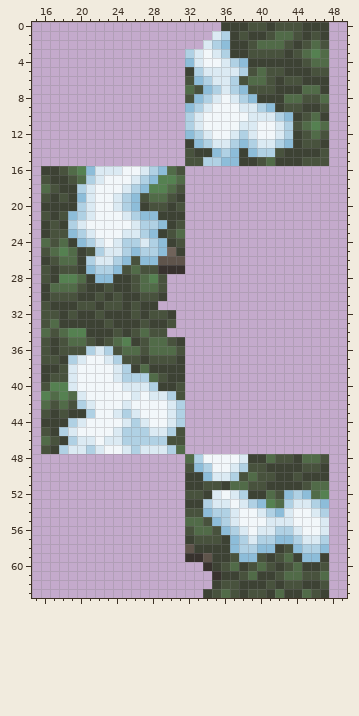
Pixel-art sprite, stored at Resources/Textures/SS220/Structures/Furniture/Hedge/hedge_snow.rsi/state_5.png. Above is the file before it was changed.
The file is 64x64 pixels. Shown: x 15..49, y 0..63.
And afterwards:
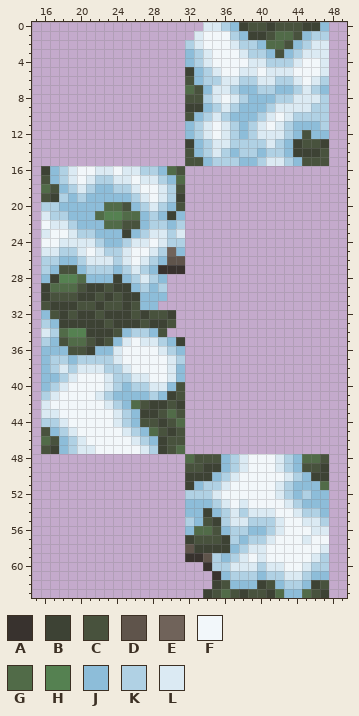
Palette (. is transparent): A #38322e  B #3d4234  C #48523d  D #5f544b  E #70635a  F #f2f7fa  G #516b48  H #558151  J #8dbdd9  K #b0d1e4  L #dbeaf3
Difference:
@@ x 15..49 @@
- 0 .....................BBBCCBCCCBBB..
- 1 ....................LKBCBBCGGCBCB..
- 2 ...................LKJBBCGGGCBCGC..
- 3 .................KLFLKBBCCCCBCGHG..
- 4 .................JLFFLKJBBBBBBCGG..
- 5 .................BKLLLLKCGCCBBBCC..
- 6 .................CJKLLKCGGCBCCBBB..
- 7 .................GCJKLKJCCCBBBGGB..
- 8 .................CJKLFLKJBBBGGCCG..
- 9 .................JKLFFFLLKJBCCBBC..
-10 .................KLFFFFFLLLKJBCGB..
-11 .................KLFFFFLLFFLKCGHG..
-12 .................JKLFFLKLFFLKBCGC..
-13 .................BJKLLKJKLLKJBCCB..
-14 .................CBBJKJBJKKCBBBBC..
-15 .................CCKKJJBBCGBBBCCC..
-16 .BBCGHJLLLFFLKJGC..................
-17 .CBBCGKLFFFLKJHHG..................
-18 .GCBBKLFFFLKJHHGC..................
-19 .CBCBJLFFLKJCGGCB..................
-20 .BBBBKLFFLKJBCCBC..................
-21 .CBCJKLFFFLKJJBBB..................
-22 .BCBKLFFFFFLKKJBC..................
-23 .BCCJKLFFFLLKJBCG..................
-24 .GCGBJKLFLKKLKJBC..................
-25 .CGHGBCKLLKJKKJEB..................
-26 .BCGGBKLLKJCJJDDD..................
-27 .CBCCBJKKJCGCCAAA..................
-28 .CBHHGBJJBBCGHC....................
-29 .BGGGCBBCBBCGGC....................
-30 .BCCCBBCBCBBCCB....................
-31 .CBBBCCBCCBCBB.....................
-32 .CCBCBBCBBBCBCCB...................
-33 .CGBBBBBCBBBCBBC...................
-34 .GCGHHBBBCBCGCC....................
-35 .CBCGGCBCGHBCGGCB..................
-36 .CBCCCKLKCGGCGGGC..................
-37 .CCBKLFFLKCCBCCCB..................
-38 .BBCLFFFFLKBGBBBB..................
-39 .BCCLFFFFLKKKGCBB..................
-40 .CHHLFFFFFLLLKBBC..................
-41 .HGHGLFFFFFLFLLKC..................
-42 .GCGCKLFFFLFFFFLK..................
-43 .CBCBBKFFLKLFFFLK..................
-44 .BBBKLFFFFLKLFFLK..................
-45 .CBKLFFFFLKKKLLKC..................
-46 .GCBKLLFLLKKKKKCC..................
-47 .CBKLLKLFFLKLLLKG..................
-48 .................GKFFFFLBBGCCBGGC..
-49 .................CJKFFLKCCBBBBCCB..
-50 .................BBJLLKCGCCBBCBBB..
-51 .................BBCCBGGCCBBBBCGG..
-52 .................CCBLFLKBBGCJKJGH..
-53 .................BBKLLFLKJHGKLLKJ..
-54 .................CCJKKLFFLKJLFFLK..
-55 .................GGCJKLFFFLLLFFFL..
-56 .................CGGCJKLFLLKKLFFL..
-57 .................BCCCBJKLKKJJKLLK..
-58 .................DBBBBJKKJJBCJKKJ..
-59 .................AADBBCJJCBCGBJJB..
-60 ...................ABCGBCGCBCGBBC..
-61 ....................ABBCGBBCGGCCG..
-62 ....................BCCBBBCBCCBBC..
-63 ...................BCGCBCCBGBBGCB..
+ 0 ...................LLKJBCCBCCCBBJ..
+ 1 ..................LFFFKJBBCGGCJKK..
+ 2 .................KLFFFLKKJGGCJKLL..
+ 3 .................JKLFFFLKKJCJKLLL..
+ 4 .................JKLFFFFLLKKKLFFL..
+ 5 .................BJKLFFLLFLLLFFFL..
+ 6 .................CJKKLLKKLLKKLFLK..
+ 7 .................GCJLLKJJKKJJKLKJ..
+ 8 .................CCKLFLKJJJKKLLLK..
+ 9 .................BBJKLKJJJKLLLLKK..
+10 .................CJKLKJJJKLFLKKKK..
+11 .................JKLFLKJKLFLKJJJK..
+12 .................JKLFLKJKLLLKJCJJ..
+13 .................BJKLLKKKKLKJBCCB..
+14 .................CJKLKJKKJKKJBBBC..
+15 .................CCJKKKJJKLLKJCCC..
+16 .BJKLFFLLFLLKKJGC..................
+17 .CJKLFLKKLLFLLKJG..................
+18 .GCJKLKJJKKLFFLKC..................
+19 .CBKJKJJJJJKLFLKB..................
+20 .KKJJJJJGGCJKLKJC..................
+21 .LKKJJJGHHGGJKJBJ..................
+22 .FLLKJJJGGCCJKKJK..................
+23 .LFFLKKJJJBJKLLKL..................
+24 .FFLLLLKJJKLLFLKK..................
+25 .LLKKLFLKKLFFLKEJ..................
+26 .KKJJKLLLKLFLKJDD..................
+27 .KJCCJKKKJKLKJAAA..................
+28 .JBHHGJJJBJKLKJ....................
+29 .BGGGCBBCBBJKJK....................
+30 .BCCCBBCBCBBJJJ....................
+31 .CBBBCCBCCBCJJ.....................
+32 .JCBCBBCBBBCBCCB...................
+33 .KJBBBBBCBBBCBBC...................
+34 .LKGHHBBBCJKKJC....................
+35 .KJCGGCBCJLFLLKJB..................
+36 .JJJCCBJJLFFFFLKJ..................
+37 .JKKJKKKKLFFFFFLK..................
+38 .JKLKLLLKKLFFFFLJ..................
+39 .JJKLFFFLKKLLFFLJ..................
+40 .JKLFFFFLKJKKLLJC..................
+41 .KLFFFFLKJJJJKJBC..................
+42 .LFFFFFFLKJGCBBCB..................
+43 .LLFFFFFFLKJBBCGC..................
+44 .KKLFFFFFLKJCCBCG..................
+45 .CJKLFFFFFLKJGCBC..................
+46 .GCJKLFFFFFLKJBCC..................
+47 .CBJKLLFFFFFLKBCG..................
+48 .................GCCCJKLFFFLKJGGC..
+49 .................CCBBJKLFFFLKJCCB..
+50 .................BBBJKLFFFFFLKJBB..
+51 .................BJKKLFFFFFLKJJJG..
+52 .................KKKLFFFFFFLKJKJJ..
+53 .................JJJKLFLFFFFLKJJJ..
+54 .................JJBJKLKLLLFFLKKJ..
+55 .................KJCBKLLKKKLFFLLK..
+56 .................JGGCJKKJJKLFFFLL..
+57 .................BCCCBKJKKLFFFLFF..
+58 .................DBBBBJKLLFFFFFFL..
+59 .................AADKJKLFLFFFFFLK..
+60 ...................AKKLLLKLLFFLKK..
+61 ....................AJKKKJKKLLKJJ..
+62 ....................BCJJJBCJKKJBC..
+63 ...................BCGCBCCBGJJGCB..
Changed places in both pictures, as pixel boxes (x1, y1, x2, y2):
changed: (41, 22, 329, 598)
